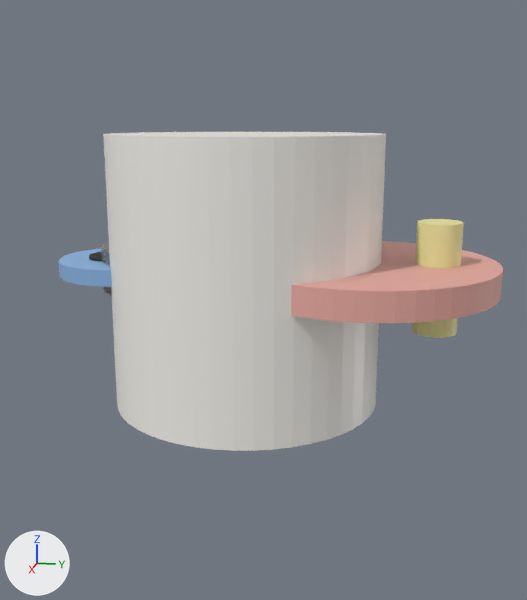
Two versions of the glTF model assets/biology/human-eye/out/human-eye.glb, one commit apart.
Rendered twice from a 50 mm camera at (0.1318, 0.0297, 0.0273) aimed at (-0.0011, 0.0031, -0.0059). Lighting does not change. The marker at lower left points along +X, +Y and +Z. The first picture is the older version. Vertices at exactly the same position are counted once.

Objects in the first picture: 'human-eye-eyeball', 'human-eye-iris', 'human-eye-optic-nerve', 'human-eye-retina' and 2 more.
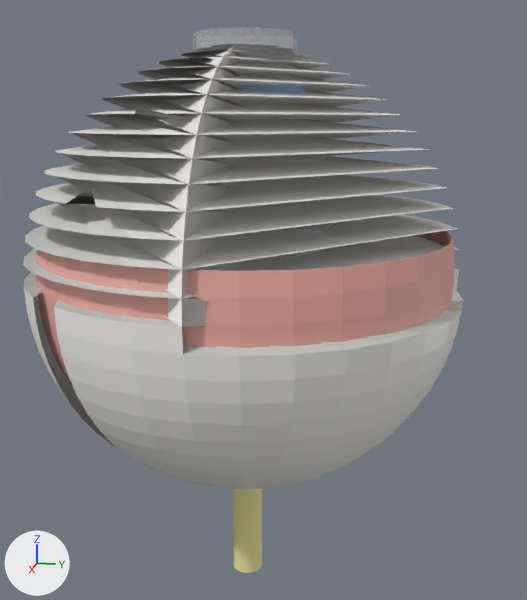
Diff of the bpy script that builds the scene:
```diff
--- a/assets/biology/human-eye/out/human-eye.glb.py
+++ b/assets/biology/human-eye/out/human-eye.glb.py
@@ me_human_eye_iris @@
-me_human_eye_iris.from_pydata(...)  # 98 vertices, 192 faces; spans x -0.0125..0.0125, y -0.0125..0.0125, z -0.0015..0.0015
+me_human_eye_iris.from_pydata(...)  # 98 vertices, 192 faces; spans x -0.011..0.011, y -0.011..0.011, z -0.001..0.001
+# me_human_eye_iris part 2: the whole mesh is scaled about its middle by (0.88, 0.88, 0.667)
 me_human_eye_iris.materials.append(mat_eye_iris)
@@ me_human_eye_retina @@
-me_human_eye_retina.from_pydata(...)  # 98 vertices, 192 faces; spans x -0.024..0.024, y -0.024..0.024, z -0.0025..0.0025
+me_human_eye_retina.from_pydata(...)  # 627 vertices, 1152 faces; spans x -0.038..0.038, y -0.038..0.038, z -0.038..0.0074
+# me_human_eye_retina part 1: 98 vertices removed from x -0.024..0.024, y -0.024..0.024, z -0.0025..0.0025; 627 vertices added at x -0.038..0.038, y -0.038..0.038, z -0.038..0.0074
 me_human_eye_retina.materials.append(mat_eye_retina)
@@ me_human_eye_optic_nerve @@
-me_human_eye_optic_nerve.from_pydata(...)  # 98 vertices, 192 faces; spans x -0.004..0.004, y -0.004..0.004, z -0.01..0.01
+me_human_eye_optic_nerve.from_pydata(...)  # 98 vertices, 192 faces; spans x -0.003..0.003, y -0.003..0.003, z -0.0125..0.0125
+# me_human_eye_optic_nerve part 3: the whole mesh is scaled about its middle by (0.75, 0.75, 1.25)
 me_human_eye_optic_nerve.materials.append(mat_eye_nerve)
@@ ob_human_eye_eyeball @@
-ob_human_eye_eyeball = bpy.data.objects.new('human-eye-eyeball', me_human_eye_eyeball)
@@ ob_human_eye_iris @@
 ob_human_eye_iris = bpy.data.objects.new('human-eye-iris', me_human_eye_iris)
-ob_human_eye_iris.location = (0.0, -0.024, 0.0)
+ob_human_eye_iris.location = (0.0, 0.0, 0.032)
@@ ob_human_eye_retina @@
 ob_human_eye_retina = bpy.data.objects.new('human-eye-retina', me_human_eye_retina)
-ob_human_eye_retina.location = (0.0, 0.022, 0.0)
+ob_human_eye_retina.location = (0.0, 0.0, 0.0)
@@ ob_human_eye_optic_nerve @@
 ob_human_eye_optic_nerve = bpy.data.objects.new('human-eye-optic-nerve', me_human_eye_optic_nerve)
-ob_human_eye_optic_nerve.location = (0.0, 0.035, 0.0)
+ob_human_eye_optic_nerve.location = (0.0, 0.0, -0.05)
@@ ob_human_eye_vitreous @@
+ob_human_eye_vitreous = bpy.data.objects.new('human-eye-vitreous', me_human_eye_vitreous)  # a 48-sided cylinder along z spanning x -0.0175..0.0175, y -0.0175..0.0175, z -0.015..0.015; in mat_eye_vitreous (white #edf1f6)
+ob_human_eye_vitreous.location = (0.0, 0.0, -0.005)
@@ ob_human_eye_cornea @@
+ob_human_eye_cornea = bpy.data.objects.new('human-eye-cornea', me_human_eye_cornea)  # 98 vertices, 192 faces; spans x -0.009..0.009, y -0.009..0.009, z -0.004..0.004; in mat_eye_cornea (white #f1f6fa)
+ob_human_eye_cornea.location = (0.0, 0.0, 0.038)
@@ ob_human_eye_sclera @@
+ob_human_eye_sclera = bpy.data.objects.new('human-eye-sclera', me_human_eye_sclera)  # 929 vertices, 1766 faces; spans x -0.04..0.04, y -0.04..0.0398, z -0.04..0.04; in mat_eye_sclera (white #f6f3ed)
+ob_human_eye_sclera.location = (0.0, 0.0, 0.0)
```

Changed parts and their boxes [x1, y1, x2, y2] in the pictures (527 x 600 px):
'human-eye-sclera', added
    after: [23, 48, 463, 490]
'human-eye-eyeball', deleted
    before: [103, 132, 386, 451]
'human-eye-retina', reshaped, moved
    before: [291, 241, 503, 323]
    after: [36, 231, 455, 387]
'human-eye-optic-nerve', moved, rescaled
    before: [412, 219, 464, 338]
    after: [233, 489, 262, 573]
'human-eye-cornea', added
    after: [193, 27, 296, 79]
'human-eye-iris', moved, rescaled
    before: [59, 249, 112, 287]
    after: [186, 85, 307, 95]
'human-eye-vitreous', added
    after: [251, 222, 339, 257]
